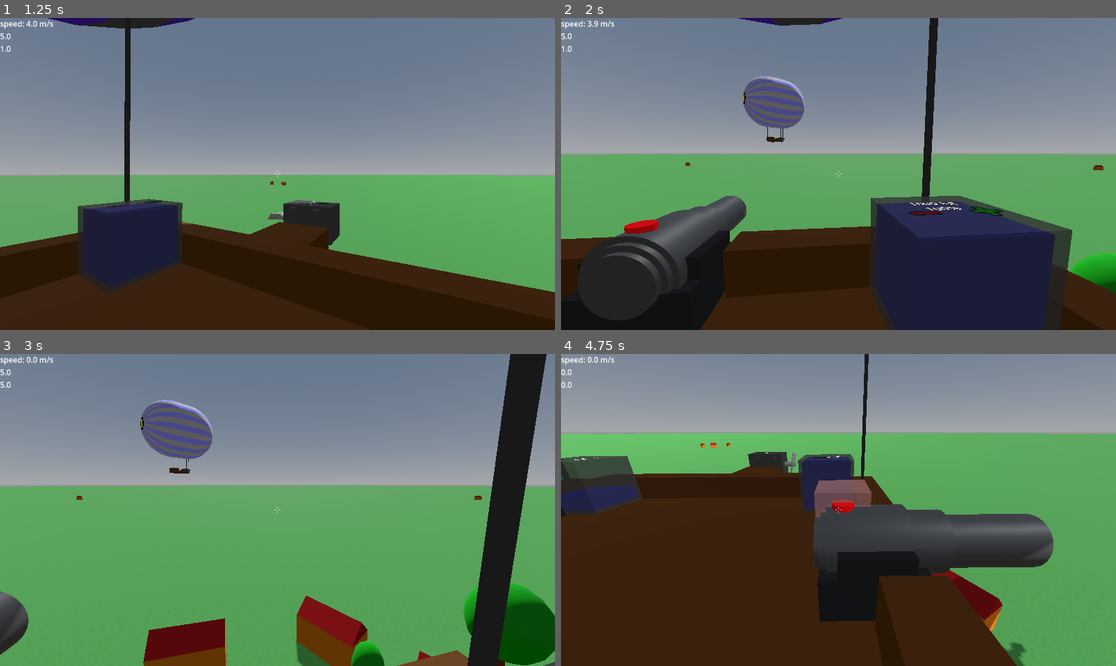
Above: before the commit, frames 1-4 (two rows, left to right).
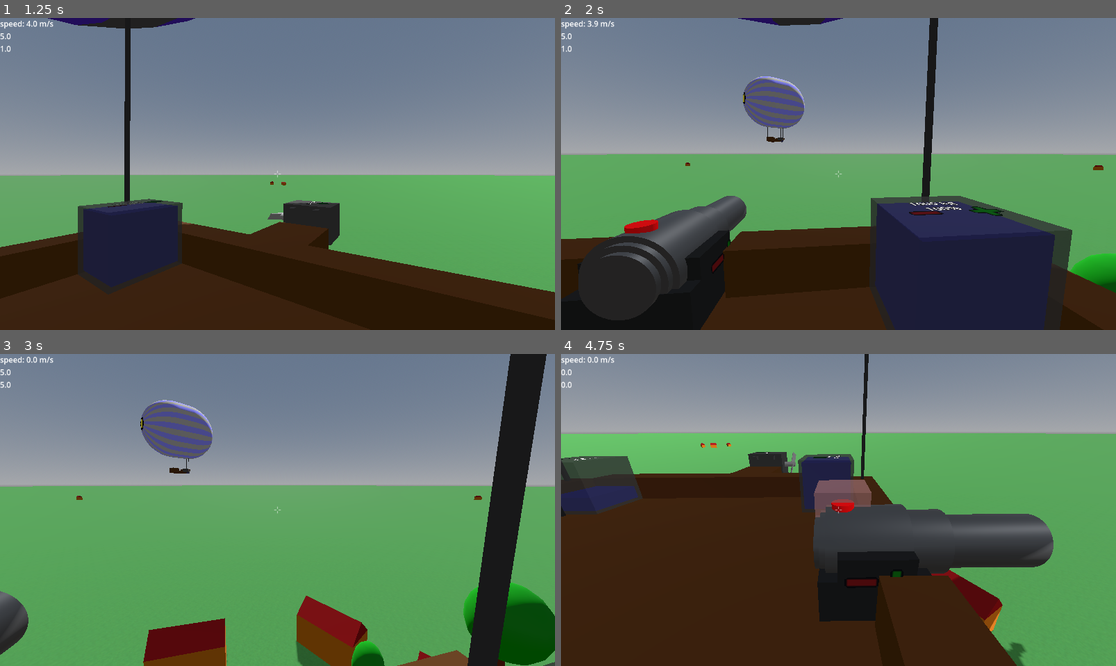
Above: after the commit, the same moments.

Repository: jmdejong/airships
Game: Godot game, scene res://scenes/world.tscn
The game is run twice, just before and just after one commit, with the same random seed, the same clock (stepped at 60 frames per second) and the same inputs.
Inputs (mouse positions are in pixels of both pictures, inside the frame that each line leads up to):
- Up to frame 1 (1.25 s): move the mouse to (399, 158) at 0.52 s; hold D (right) from 0.53 s (still down); click (399, 158) at 0.6 s
- Up to frame 2 (2 s): move the mouse to (810, 174) at 1.27 s; release D (right) at 1.28 s; hold W (forwards) from 1.28 s (still down); tap Mouse wheel down (rotate_left) at 1.35 s
- Up to frame 3 (3 s): keep holding W (forwards); move the mouse to (288, 503) at 2.02 s; tap Mouse wheel up (rotate_right) at 2.1 s; move the mouse to (271, 516) at 2.77 s; tap Shift (sprint) at 2.85 s; click (271, 516) at 2.92 s
- Up to frame 4 (4.75 s): move the mouse to (877, 513) at 3.52 s; tap B (toggle_build) at 3.6 s; release W (forwards) at 4.25 s; drag from (1093, 391) to (755, 432) at 4.27 s

Frame 1 is identical in both runs. In frame 2, less than 0.1% of the frame differs, in the area x 27-31%, y 71-82%; in frame 3, less than 0.1%; in frame 4, 0.2%, in the area x 0-89%, y 2-86%.

Commit message:
add trunnions

Diff:
--- a/code/components/cannon.gd
+++ b/code/components/cannon.gd
@@ -1,7 +1,9 @@
 extends BaseComponent
 
 var fire_force: float = 3000
-var can_fire = true
+var can_fire := true
+var vert_angle_lo: float = -25
+var vert_angle_hi: float = 35
 func mass() -> float:
 	return 500
 
@@ -23,3 +25,10 @@
 	%Muzzle.add_child(preload("res://scenes/effects/smoke.tscn").instantiate())
 	await get_tree().create_timer(0.5).timeout
 	can_fire = true
+
+
+func _on_up_pressed() -> void:
+	%Barrel.rotation_degrees.z = clamp(%Barrel.rotation_degrees.z + 5, vert_angle_lo, vert_angle_hi)
+
+func _on_down_pressed() -> void:
+	%Barrel.rotation_degrees.z = clamp(%Barrel.rotation_degrees.z - 5, vert_angle_lo, vert_angle_hi)
--- a/scenes/components/cannon.tscn
+++ b/scenes/components/cannon.tscn
@@ -1,15 +1,25 @@
-[gd_scene load_steps=16 format=3 uid="uid://dmsj4uy2vf3wu"]
+[gd_scene load_steps=22 format=3 uid="uid://dmsj4uy2vf3wu"]
 
 [ext_resource type="Script" uid="uid://diu74pxnnmn5c" path="res://code/components/cannon.gd" id="1_rbt30"]
 [ext_resource type="Material" uid="uid://c1xo2fy462mbs" path="res://materials/cannon_barrel.tres" id="2_7rtf2"]
 [ext_resource type="PackedScene" uid="uid://4ev7n8xin8g8" path="res://scenes/button3d.tscn" id="2_c6g0y"]
 [ext_resource type="PackedScene" uid="uid://c80fsqccc2hnu" path="res://scenes/connection.tscn" id="3_7rtf2"]
+[ext_resource type="Texture2D" uid="uid://rsylrmgcr5lb" path="res://textures/more.png" id="4_pnn2d"]
+[ext_resource type="Texture2D" uid="uid://carh7wcvr4a6b" path="res://textures/less.png" id="5_i83lc"]
 
 [sub_resource type="BoxShape3D" id="BoxShape3D_rbt30"]
 size = Vector3(0.9, 0.7, 0.9)
 
 [sub_resource type="BoxShape3D" id="BoxShape3D_7rtf2"]
 size = Vector3(1.875, 0.4, 0.5)
+
+[sub_resource type="CylinderMesh" id="CylinderMesh_yu0wc"]
+top_radius = 0.1
+bottom_radius = 0.1
+height = 0.063
+
+[sub_resource type="StandardMaterial3D" id="StandardMaterial3D_vo2m1"]
+albedo_color = Color(1, 0, 0, 1)
 
 [sub_resource type="CylinderMesh" id="CylinderMesh_lrtnh"]
 material = ExtResource("2_7rtf2")
@@ -37,13 +47,27 @@
 [sub_resource type="BoxMesh" id="BoxMesh_d28oc"]
 size = Vector3(0.6, 0.2, 0.9)
 
-[sub_resource type="CylinderMesh" id="CylinderMesh_yu0wc"]
-top_radius = 0.1
-bottom_radius = 0.1
-height = 0.063
+[sub_resource type="QuadMesh" id="QuadMesh_yu0wc"]
+size = Vector2(0.25, 0.25)
+center_offset = Vector3(0, 0.01, 0)
+orientation = 1
 
-[sub_resource type="StandardMaterial3D" id="StandardMaterial3D_vo2m1"]
-albedo_color = Color(1, 0, 0, 1)
+[sub_resource type="StandardMaterial3D" id="StandardMaterial3D_nk4pa"]
+transparency = 2
+alpha_scissor_threshold = 0.5
+alpha_antialiasing_mode = 0
+albedo_texture = ExtResource("4_pnn2d")
+
+[sub_resource type="QuadMesh" id="QuadMesh_hh2se"]
+size = Vector2(0.25, 0.25)
+center_offset = Vector3(0, 0.01, 0)
+orientation = 1
+
+[sub_resource type="StandardMaterial3D" id="StandardMaterial3D_13lhc"]
+transparency = 2
+alpha_scissor_threshold = 0.5
+alpha_antialiasing_mode = 0
+albedo_texture = ExtResource("5_i83lc")
 
 [sub_resource type="BoxShape3D" id="BoxShape3D_d28oc"]
 size = Vector3(0.9, 0.5, 0.9)
@@ -59,48 +83,98 @@
 transform = Transform3D(1, 0, 0, 0, 1, 0, 0, 0, 1, 0.938, 0.375, 0.375)
 shape = SubResource("BoxShape3D_7rtf2")
 
-[node name="Chamber" type="Node3D" parent="."]
+[node name="Barrel" type="Node3D" parent="."]
 unique_name_in_owner = true
-transform = Transform3D(1, 0, 0, 0, 1, 0, 0, 0, 1, 0.5, 0.5, 0.5)
+transform = Transform3D(1, 0, 0, 0, 1, 0, 0, 0, 1, 0.5, 0.35, 0.5)
 
-[node name="Barrel" type="MeshInstance3D" parent="Chamber"]
-transform = Transform3D(-4.37114e-08, -1, 0, 1, -4.37114e-08, 0, 0, 0, 1, 0.5, 0, 0)
+[node name="Chamber" type="Node3D" parent="Barrel"]
+unique_name_in_owner = true
+transform = Transform3D(1, 0, 0, 0, 1, 0, 0, 0, 1, 0, 0.15, 0)
+
+[node name="FireButton" parent="Barrel/Chamber" instance=ExtResource("2_c6g0y")]
+transform = Transform3D(1, 0, 0, 0, 1, 0, 0, 0, 1, -0.25, 0.35, 0)
+description = "Fire"
+
+[node name="MeshInstance3D" type="MeshInstance3D" parent="Barrel/Chamber/FireButton"]
+transform = Transform3D(1, 0, 0, 0, 1, 0, 0, 0, 1, 0, 0.00999999, 0)
+mesh = SubResource("CylinderMesh_yu0wc")
+surface_material_override/0 = SubResource("StandardMaterial3D_vo2m1")
+
+[node name="Muzzle" type="Node3D" parent="Barrel/Chamber"]
+unique_name_in_owner = true
+transform = Transform3D(1, 0, 0, 0, 1, 0, 0, 0, 1, 1.5, 0, 0)
+
+[node name="Barrel" type="MeshInstance3D" parent="Barrel"]
+transform = Transform3D(-4.37114e-08, -1, 0, 1, -4.37114e-08, 0, 0, 0, 1, 0.5, 0.15, 0)
 mesh = SubResource("CylinderMesh_lrtnh")
 skeleton = NodePath("../..")
 
-[node name="Barrel2" type="MeshInstance3D" parent="Chamber"]
-transform = Transform3D(-4.37114e-08, -1, 0, 1, -4.37114e-08, 0, 0, 0, 1, -0.05, 0, 0)
+[node name="Barrel2" type="MeshInstance3D" parent="Barrel"]
+transform = Transform3D(-4.37114e-08, -1, 0, 1, -4.37114e-08, 0, 0, 0, 1, -0.05, 0.15, 0)
 mesh = SubResource("CylinderMesh_d28oc")
 skeleton = NodePath("../..")
 
-[node name="Barrel3" type="MeshInstance3D" parent="Chamber"]
-transform = Transform3D(-4.37114e-08, -1, 0, 1, -4.37114e-08, 0, 0, 0, 1, 0.1, 0, 0)
+[node name="Barrel3" type="MeshInstance3D" parent="Barrel"]
+transform = Transform3D(-4.37114e-08, -1, 0, 1, -4.37114e-08, 0, 0, 0, 1, 0.1, 0.15, 0)
 mesh = SubResource("CylinderMesh_7rtf2")
 skeleton = NodePath("../..")
 
-[node name="Mount" type="MeshInstance3D" parent="Chamber"]
-transform = Transform3D(1, 0, 0, 0, 1, 0, 0, 0, 1, 0, -0.3, 0)
+[node name="Mount" type="Node3D" parent="."]
+
+[node name="Mount2" type="MeshInstance3D" parent="Mount"]
+transform = Transform3D(1, 0, 0, 0, 1, 0, 0, 0, 1, 0.5, 0.2, 0.5)
 mesh = SubResource("BoxMesh_7rtf2")
 skeleton = NodePath("../..")
 surface_material_override/0 = SubResource("StandardMaterial3D_i83lc")
 
-[node name="Mount2" type="MeshInstance3D" parent="Chamber"]
+[node name="Mount3" type="MeshInstance3D" parent="Mount"]
+transform = Transform3D(1, 0, 0, 0, 1, 0, 0, 0, 1, 0.5, 0.5, 0.5)
 mesh = SubResource("BoxMesh_d28oc")
 skeleton = NodePath("../..")
 surface_material_override/0 = SubResource("StandardMaterial3D_i83lc")
 
-[node name="FireButton" parent="Chamber" instance=ExtResource("2_c6g0y")]
-transform = Transform3D(1, 0, 0, 0, 1, 0, 0, 0, 1, -0.25, 0.35, 0)
-description = "Fire"
+[node name="Up" parent="Mount" instance=ExtResource("2_c6g0y")]
+transform = Transform3D(1, 0, 0, 0, -4.37114e-08, 1, 0, -1, -4.37114e-08, 0.625, 0.44, 0)
+description = "Increase angle"
 
-[node name="MeshInstance3D" type="MeshInstance3D" parent="Chamber/FireButton"]
-transform = Transform3D(1, 0, 0, 0, 1, 0, 0, 0, 1, 0, 0.00999999, 0)
-mesh = SubResource("CylinderMesh_yu0wc")
-surface_material_override/0 = SubResource("StandardMaterial3D_vo2m1")
+[node name="MeshInstance3D" type="MeshInstance3D" parent="Mount/Up"]
+cast_shadow = 0
+mesh = SubResource("QuadMesh_yu0wc")
+skeleton = NodePath("")
+surface_material_override/0 = SubResource("StandardMaterial3D_nk4pa")
 
-[node name="Muzzle" type="Node3D" parent="Chamber"]
-unique_name_in_owner = true
-transform = Transform3D(1, 0, 0, 0, 1, 0, 0, 0, 1, 1.5, 0, 0)
+[node name="Up2" parent="Mount" instance=ExtResource("2_c6g0y")]
+transform = Transform3D(1, 0, 0, 0, -4.37114e-08, -1, 0, 1, -4.37114e-08, 0.625, 0.44, 1)
+description = "Increase angle"
+
+[node name="MeshInstance3D" type="MeshInstance3D" parent="Mount/Up2"]
+cast_shadow = 0
+mesh = SubResource("QuadMesh_yu0wc")
+skeleton = NodePath("")
+surface_material_override/0 = SubResource("StandardMaterial3D_nk4pa")
+
+[node name="Down" parent="Mount" instance=ExtResource("2_c6g0y")]
+transform = Transform3D(1, 0, 0, 0, -4.37114e-08, 1, 0, -1, -4.37114e-08, 0.375, 0.45, 0)
+description = "Decrease angle"
+
+[node name="MeshInstance3D" type="MeshInstance3D" parent="Mount/Down"]
+cast_shadow = 0
+mesh = SubResource("QuadMesh_hh2se")
+skeleton = NodePath("")
+surface_material_override/0 = SubResource("StandardMaterial3D_13lhc")
+
+[node name="Down2" parent="Mount" instance=ExtResource("2_c6g0y")]
+transform = Transform3D(1, 0, 0, 0, -4.37114e-08, -1, 0, 1, -4.37114e-08, 0.375, 0.45, 1)
+description = "Decrease angle"
+
+[node name="MeshInstance3D" type="MeshInstance3D" parent="Mount/Down2"]
+cast_shadow = 0
+mesh = SubResource("QuadMesh_hh2se")
+skeleton = NodePath("")
+surface_material_override/0 = SubResource("StandardMaterial3D_13lhc")
+
+[node name="CenterOfMass" type="Node3D" parent="."]
+transform = Transform3D(1, 0, 0, 0, 1, 0, 0, 0, 1, 0.75, 0.5, 0.5)
 
 [node name="Connection" parent="." instance=ExtResource("3_7rtf2")]
 
@@ -108,7 +182,8 @@
 transform = Transform3D(1, 0, 0, 0, 1, 0, 0, 0, 1, 0.5, 0.2, 0.5)
 shape = SubResource("BoxShape3D_d28oc")
 
-[node name="CenterOfMass" type="Node3D" parent="."]
-transform = Transform3D(1, 0, 0, 0, 1, 0, 0, 0, 1, 0.75, 0.5, 0.5)
-
-[connection signal="pressed" from="Chamber/FireButton" to="." method="_on_fire_pressed"]
+[connection signal="pressed" from="Barrel/Chamber/FireButton" to="." method="_on_fire_pressed"]
+[connection signal="pressed" from="Mount/Up" to="." method="_on_up_pressed"]
+[connection signal="pressed" from="Mount/Up2" to="." method="_on_up_pressed"]
+[connection signal="pressed" from="Mount/Down" to="." method="_on_down_pressed"]
+[connection signal="pressed" from="Mount/Down2" to="." method="_on_down_pressed"]
Not shown, changed: .gitignore
